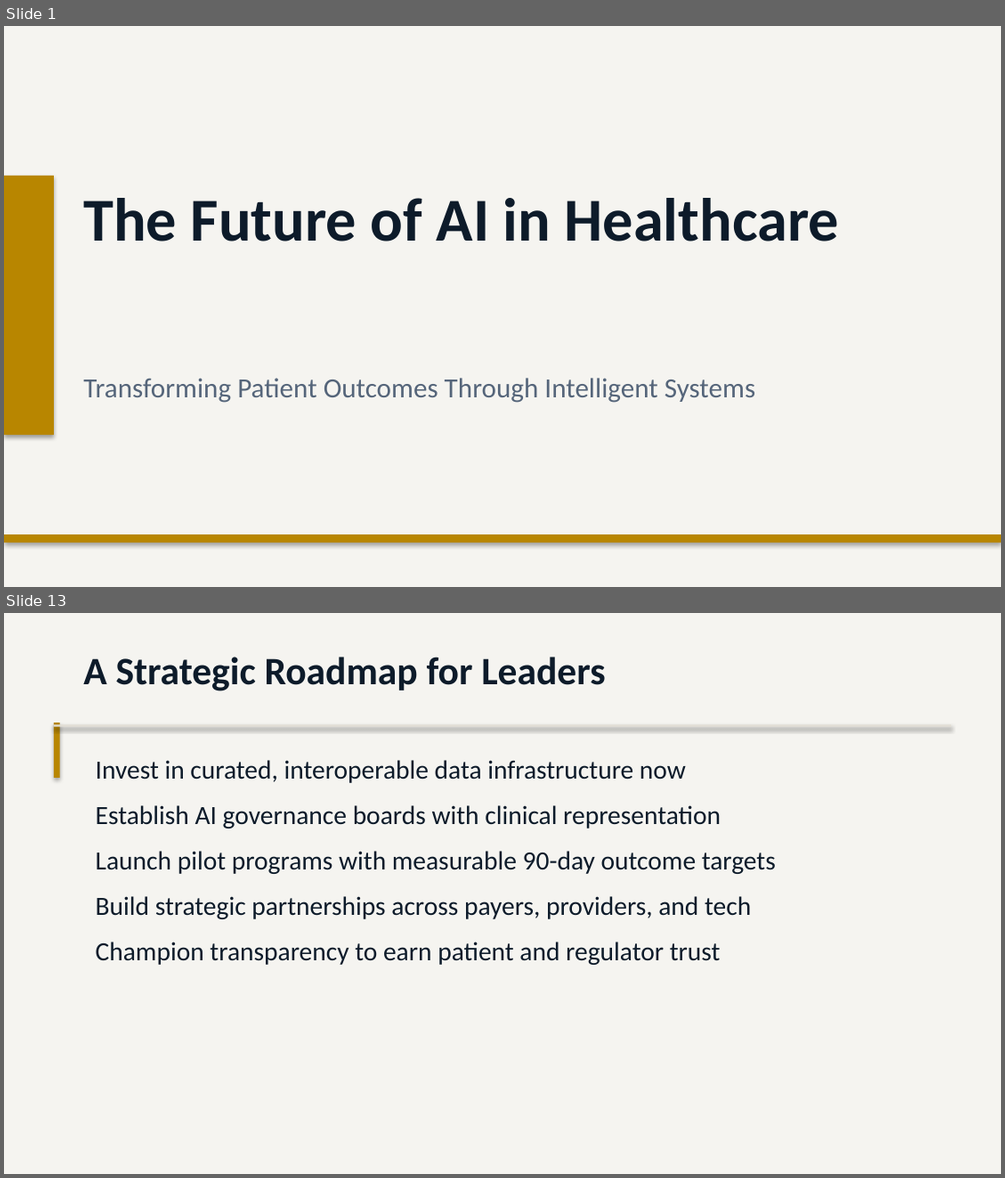
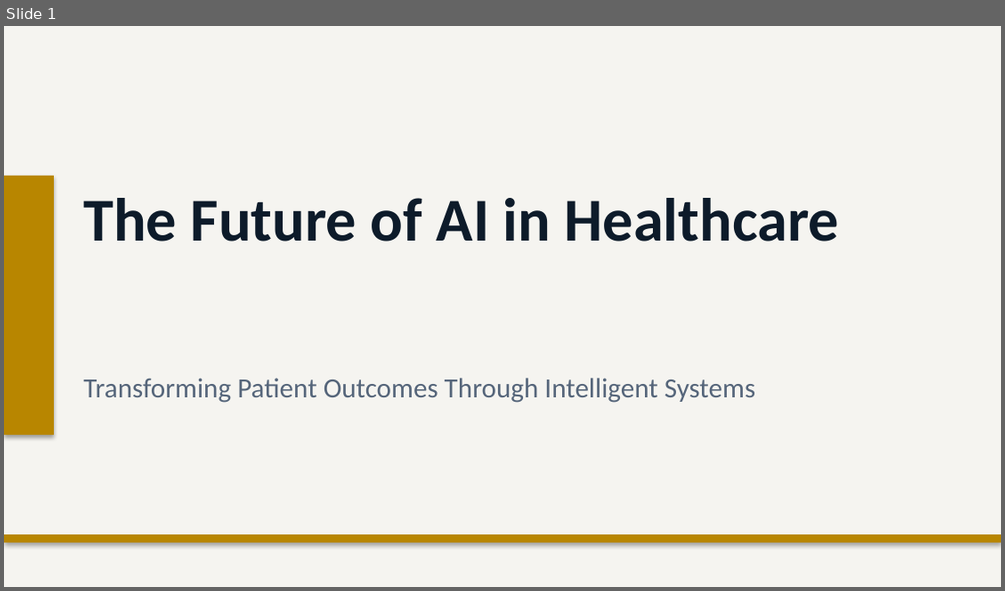
Before and after one commit to Moodswing9/claude-deck-generator, a slide deck: The Future of AI in Healthcare.pptx. Shown one above the other, each under a label of ours: slides 1 and 13 before the commit, slide 1 after it; the slides between them are not shown. The pictures are 1005x1178 and 1005x591 pixels, drawn with LibreOffice and Linux fonts; fonts in the diff are those of the drawing. Boxes give left, top, right and bottom in pixels: in the first picture for what was removed or moved away, otherwise in the second. Text is boxed around its words. In the diff, an @@ line names an element or a change of style, - is before the commit and + after.

```diff
--- a/The Future of AI in Healthcare.pptx
+++ b/The Future of AI in Healthcare.pptx
@@ slide 13 removed at (4,613,1001,1174), background #F5F4F0 @@
@@ text removed at (83,657,605,691) @@
-A Strategic Roadmap for Leaders
@@ rectangle removed at (54,722,60,778) @@
@@ rectangle removed at (54,724,951,727) @@
@@ text removed at (96,760,776,965) @@
-Invest in curated, interoperable data infrastructure now
-Establish AI governance boards with clinical representation
-Launch pilot programs with measurable 90-day outcome targets
-Build strategic partnerships across payers, providers, and tech
-Champion transparency to earn patient and regulator trust
```
Also in this commit, not shown: 5 slides changed, 8 slides added, 6 other slides removed, 1 other file.
